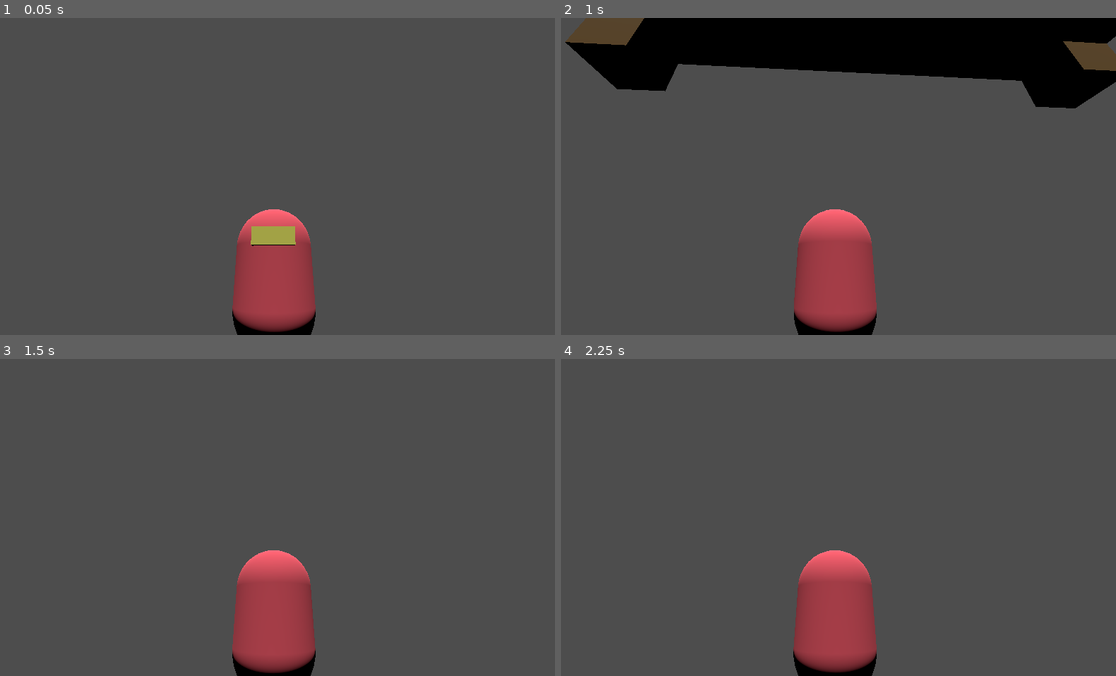
Above: before the commit, frames 1-4 (two rows, left to right).
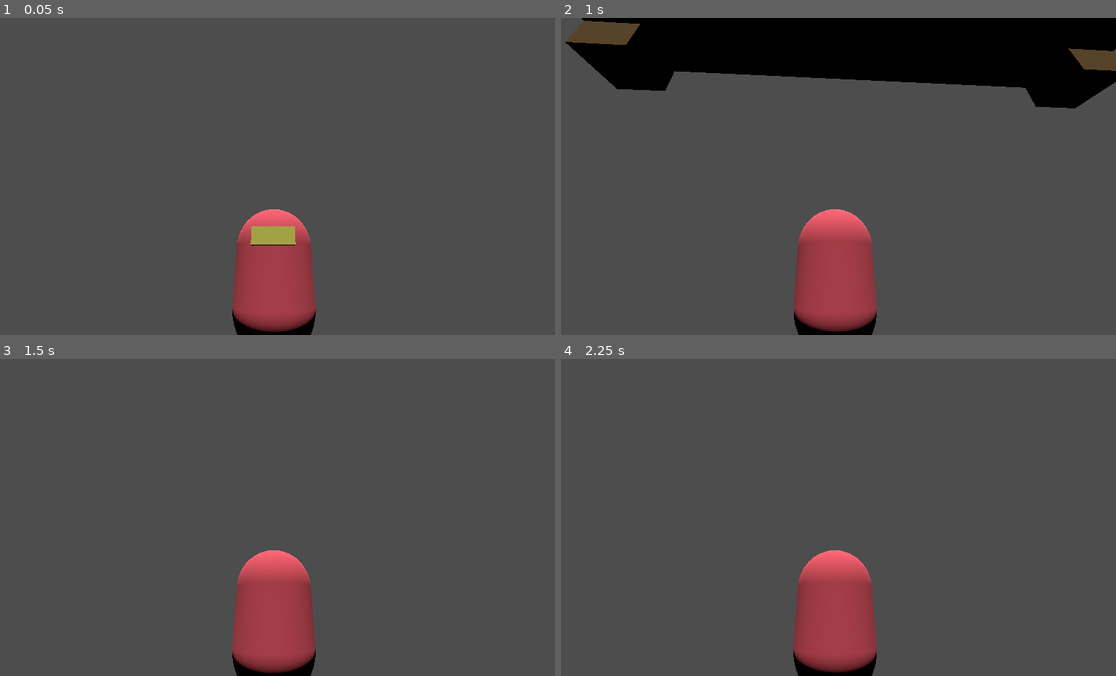
Above: after the commit, the same moments.

Repository: jamklex/3dshooter
Game: Godot game, scene res://scenes/ship/_main.tscn
The game is run twice, just before and just after one commit, with the same random seed, the same clock (stepped at 60 frames per second) and the same inputs.
Inputs (mouse positions are in pixels of both pictures, inside the frame that each line leads up to):
- Up to frame 1 (0.05 s): no input
- Up to frame 2 (1 s): tap Enter at 0.5 s; move the mouse to (866, 176) at 0.52 s; hold W (forward) from 0.53 s (still down); tap Space (jump) at 0.77 s
- Up to frame 3 (1.5 s): keep holding W (forward); move the mouse to (244, 517) at 1.27 s
- Up to frame 4 (2.25 s): keep holding W (forward); tap Space (jump) at 1.52, 2 s; move the mouse to (849, 511) at 2.02 s

Frame 1 is identical in both runs. In frame 2, 1.8% of the frame differs, in the area x 1-100%, y 0-29%; in frame 3, less than 0.1%; in frame 4, less than 0.1%.

Commit message:
position angepasst

Diff:
--- a/assets/models/bed/bed.tscn
+++ b/assets/models/bed/bed.tscn
@@ -1,52 +1,53 @@
 [gd_scene load_steps=4 format=3 uid="uid://qqm10wa2jy86"]
 
 [ext_resource type="Material" uid="uid://dp6ii3p8polnk" path="res://assets/models/bed/bed.tres" id="1_1l1pv"]
+[ext_resource type="Material" uid="uid://bfgjcrmg4qmgb" path="res://assets/models/bed/blanket.tres" id="1_jvoci"]
 [ext_resource type="Material" uid="uid://dh8bguaqdvr4a" path="res://assets/models/bed/mattress.tres" id="2_125te"]
-[ext_resource type="Material" uid="uid://bfgjcrmg4qmgb" path="res://assets/models/bed/pillow.tres" id="2_hq6p5"]
 
 [node name="bed" type="Node3D"]
 
 [node name="pillow" type="CSGBox3D" parent="."]
-transform = Transform3D(1, 0, 0, 0, 1, 0, 0, 0, 1, -0.65, 0.2, 0)
+transform = Transform3D(1, 0, 0, 0, 1, 0, 0, 0, 1, -0.65, 0.450486, 0)
 size = Vector3(0.55, 0.1, 0.55)
-material = ExtResource("2_hq6p5")
+material = ExtResource("1_jvoci")
 
 [node name="blanket" type="CSGBox3D" parent="."]
-transform = Transform3D(1, 0, 0, 0, 1, 0, 0, 0, 1, 0.4, 0.2, 0)
+transform = Transform3D(1, 0, 0, 0, 1, 0, 0, 0, 1, 0.4, 0.420486, 0)
 size = Vector3(1.1, 0.03, 1)
-material = ExtResource("2_hq6p5")
+material = ExtResource("1_jvoci")
 
 [node name="mattress" type="CSGBox3D" parent="."]
-transform = Transform3D(1, 0, 0, 0, 1, 0, 0, 0, 1, 0, 0.125, 0)
+transform = Transform3D(1, 0, 0, 0, 1, 0, 0, 0, 1, 0, 0.325486, 0)
 use_collision = true
-size = Vector3(2, 0.1, 1.4)
+size = Vector3(2, 0.2, 1.4)
 material = ExtResource("2_125te")
 
 [node name="frame" type="CSGBox3D" parent="."]
+transform = Transform3D(1, 0, 0, 0, 1, 0, 0, 0, 1, 0, 0.200486, 0)
 use_collision = true
 size = Vector3(2.1, 0.15, 1.5)
 material = ExtResource("1_1l1pv")
 
 [node name="stud_1" type="CSGBox3D" parent="."]
-transform = Transform3D(1, 0, 0, 0, 1, 0, 0, 0, 1, 0.95, -0.05, 0.65)
+transform = Transform3D(1, 0, 0, 0, 1, 0, 0, 0, 1, 0.95, 0.200486, 0.65)
 use_collision = true
 size = Vector3(0.2, 0.4, 0.2)
 material = ExtResource("1_1l1pv")
 
 [node name="stud_2" type="CSGBox3D" parent="."]
-transform = Transform3D(1, 0, 0, 0, 1, 0, 0, 0, 1, -0.95, -0.05, 0.65)
+transform = Transform3D(1, 0, 0, 0, 1, 0, 0, 0, 1, -0.95, 0.200486, 0.65)
 use_collision = true
 size = Vector3(0.2, 0.4, 0.2)
 material = ExtResource("1_1l1pv")
 
 [node name="stud_3" type="CSGBox3D" parent="."]
-transform = Transform3D(1, 0, 0, 0, 1, 0, 0, 0, 1, -0.95, -0.05, -0.65)
+transform = Transform3D(1, 0, 0, 0, 1, 0, 0, 0, 1, -0.95, 0.200486, -0.65)
 use_collision = true
 size = Vector3(0.2, 0.4, 0.2)
 material = ExtResource("1_1l1pv")
 
 [node name="stud_4" type="CSGBox3D" parent="."]
-transform = Transform3D(1, 0, 0, 0, 1, 0, 0, 0, 1, 0.95, -0.05, -0.65)
+transform = Transform3D(1, 0, 0, 0, 1, 0, 0, 0, 1, 0.95, 0.200486, -0.65)
 use_collision = true
 size = Vector3(0.2, 0.4, 0.2)
 material = ExtResource("1_1l1pv")
--- a/assets/models/chair/chair.tscn
+++ b/assets/models/chair/chair.tscn
@@ -5,37 +5,37 @@
 [node name="chair" type="Node3D"]
 
 [node name="lean" type="CSGBox3D" parent="."]
-transform = Transform3D(1, 0, 0, 0, 1, 0, 0, 0, 1, 0, 0.55, -0.275)
+transform = Transform3D(1, 0, 0, 0, 1, 0, 0, 0, 1, -1.5974e-05, 0.778563, -0.275046)
 use_collision = true
 size = Vector3(0.6, 0.6, 0.05)
 material = ExtResource("1_obbm1")
 
 [node name="seat" type="CSGBox3D" parent="."]
-transform = Transform3D(1, 0, 0, 0, 1, 0, 0, 0, 1, 0, 0.25, 0)
+transform = Transform3D(1, 0, 0, 0, 1, 0, 0, 0, 1, -1.5974e-05, 0.478563, -4.57764e-05)
 use_collision = true
 size = Vector3(0.6, 0.05, 0.6)
 material = ExtResource("1_obbm1")
 
 [node name="stud_1" type="CSGBox3D" parent="."]
-transform = Transform3D(1, 0, 0, 0, 1, 0, 0, 0, 1, 0.275, 0, 0.275)
+transform = Transform3D(1, 0, 0, 0, 1, 0, 0, 0, 1, 0.274984, 0.228563, 0.274954)
 use_collision = true
 size = Vector3(0.05, 0.45, 0.05)
 material = ExtResource("1_obbm1")
 
 [node name="stud_2" type="CSGBox3D" parent="."]
-transform = Transform3D(1, 0, 0, 0, 1, 0, 0, 0, 1, -0.275, 0, 0.275)
+transform = Transform3D(1, 0, 0, 0, 1, 0, 0, 0, 1, -0.275016, 0.228563, 0.274954)
 use_collision = true
 size = Vector3(0.05, 0.45, 0.05)
 material = ExtResource("1_obbm1")
 
 [node name="stud_3" type="CSGBox3D" parent="."]
-transform = Transform3D(1, 0, 0, 0, 1, 0, 0, 0, 1, -0.275, 0, -0.275)
+transform = Transform3D(1, 0, 0, 0, 1, 0, 0, 0, 1, -0.275016, 0.228563, -0.275046)
 use_collision = true
 size = Vector3(0.05, 0.45, 0.05)
 material = ExtResource("1_obbm1")
 
 [node name="stud_4" type="CSGBox3D" parent="."]
-transform = Transform3D(1, 0, 0, 0, 1, 0, 0, 0, 1, 0.275, 0, -0.275)
+transform = Transform3D(1, 0, 0, 0, 1, 0, 0, 0, 1, 0.274984, 0.228563, -0.275046)
 use_collision = true
 size = Vector3(0.05, 0.45, 0.05)
 material = ExtResource("1_obbm1")
--- a/assets/models/chest/chest.tscn
+++ b/assets/models/chest/chest.tscn
@@ -6,12 +6,13 @@
 [node name="chest" type="Node3D"]
 
 [node name="box" type="CSGBox3D" parent="."]
+transform = Transform3D(1, 0, 0, 0, 1, 0, 0, 0, 1, 0, 0.250116, 0)
 use_collision = true
 size = Vector3(0.5, 0.5, 1)
 material = ExtResource("1_fyres")
 
 [node name="lock" type="CSGBox3D" parent="."]
-transform = Transform3D(1, 0, 0, 0, 1, 0, 0, 0, 1, 0.269884, 0.128907, 0)
+transform = Transform3D(1, 0, 0, 0, 1, 0, 0, 0, 1, 0.269884, 0.379023, 0)
 use_collision = true
 size = Vector3(0.05, 0.1, 0.1)
 material = ExtResource("2_mi286")
--- a/assets/models/table/table.tscn
+++ b/assets/models/table/table.tscn
@@ -5,31 +5,31 @@
 [node name="table" type="Node3D"]
 
 [node name="plate" type="CSGBox3D" parent="."]
-transform = Transform3D(1, 0, 0, 0, 1, 0, 0, 0, 1, 0, 0.35, 0)
+transform = Transform3D(1, 0, 0, 0, 1, 0, 0, 0, 1, 0, 0.699513, 0)
 use_collision = true
 size = Vector3(2, 0.1, 1.2)
 material = ExtResource("1_usxjr")
 
 [node name="stud_1" type="CSGBox3D" parent="."]
-transform = Transform3D(1, 0, 0, 0, 1, 0, 0, 0, 1, 0.95, 0, 0.55)
+transform = Transform3D(1, 0, 0, 0, 1, 0, 0, 0, 1, 0.95, 0.349514, 0.55)
 use_collision = true
 size = Vector3(0.1, 0.7, 0.1)
 material = ExtResource("1_usxjr")
 
 [node name="stud_2" type="CSGBox3D" parent="."]
-transform = Transform3D(1, 0, 0, 0, 1, 0, 0, 0, 1, -0.95, 0, 0.55)
+transform = Transform3D(1, 0, 0, 0, 1, 0, 0, 0, 1, -0.95, 0.349514, 0.55)
 use_collision = true
 size = Vector3(0.1, 0.7, 0.1)
 material = ExtResource("1_usxjr")
 
 [node name="stud_3" type="CSGBox3D" parent="."]
-transform = Transform3D(1, 0, 0, 0, 1, 0, 0, 0, 1, -0.95, 0, -0.55)
+transform = Transform3D(1, 0, 0, 0, 1, 0, 0, 0, 1, -0.95, 0.349514, -0.55)
 use_collision = true
 size = Vector3(0.1, 0.7, 0.1)
 material = ExtResource("1_usxjr")
 
 [node name="stud_4" type="CSGBox3D" parent="."]
-transform = Transform3D(1, 0, 0, 0, 1, 0, 0, 0, 1, 0.95, 0, -0.55)
+transform = Transform3D(1, 0, 0, 0, 1, 0, 0, 0, 1, 0.95, 0.349514, -0.55)
 use_collision = true
 size = Vector3(0.1, 0.7, 0.1)
 material = ExtResource("1_usxjr")
Renamed: assets/models/bed/pillow.tres -> assets/models/bed/blanket.tres
